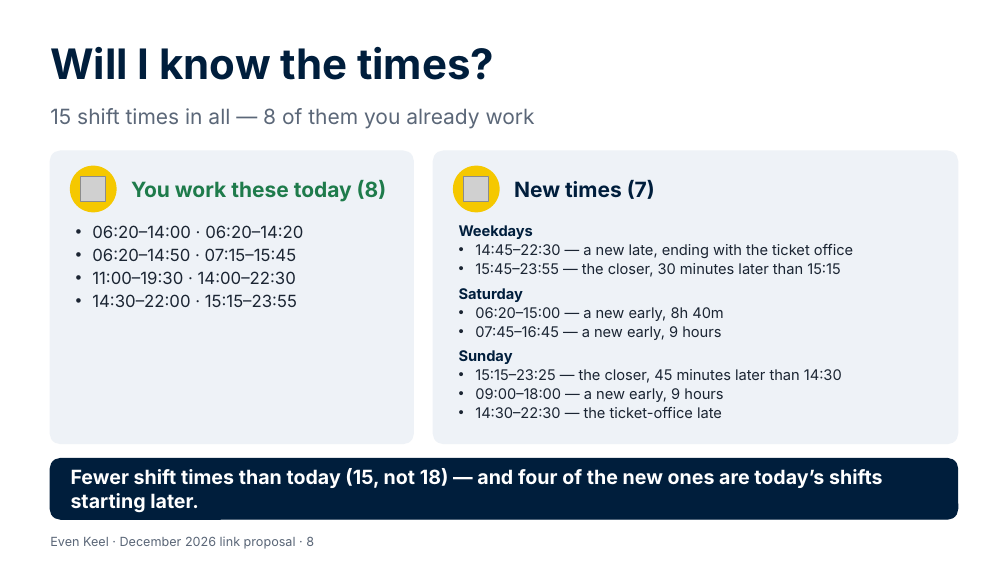
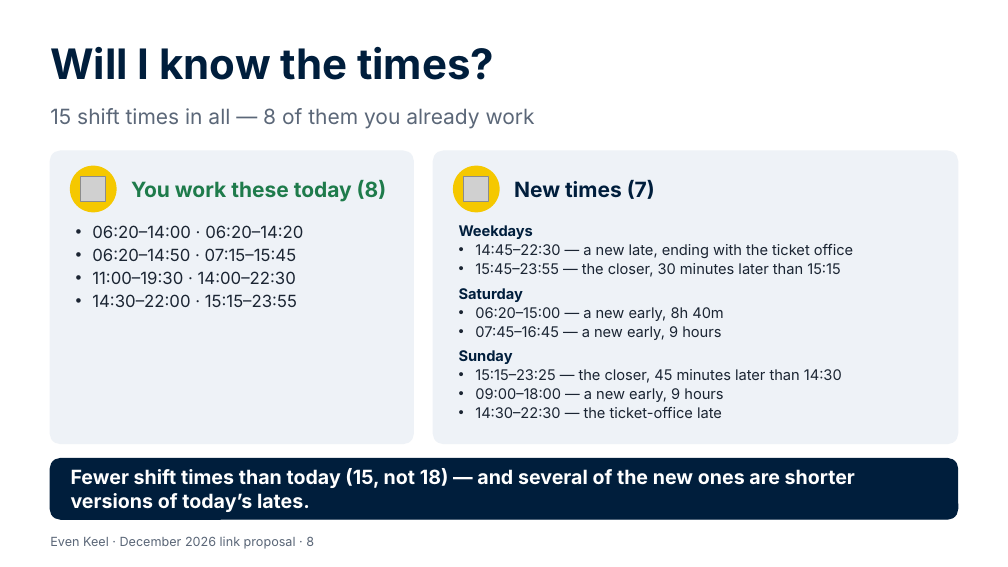
Before and after one commit to Garethdavidmiller/roster-app, a slide deck: slide 8 of docs/links-26/presentations/Even-Keel-for-colleagues.pptx. Drawn at 1008x567 pixels with LibreOffice and Linux fonts; fonts in the diff are those of the drawing; grey boxes stand for pictures. Boxes give left, top, right and bottom in pixels: in the first picture for what was removed or moved away, otherwise in the second. Text is boxed around its words. In the diff, an @@ line names an element or a change of style, - is before the commit and + after.

```diff
--- a/docs/links-26/presentations/Even-Keel-for-colleagues.pptx
+++ b/docs/links-26/presentations/Even-Keel-for-colleagues.pptx
@@ text at box(71, 468, 855, 512): text changed @@
-Fewer shift times than today (15, not 18) — and four of the new ones are today’s shifts starting later.
+Fewer shift times than today (15, not 18) — and several of the new ones are shorter versions of today’s lates.
```
Also in this commit, not shown: 2 other slides changed, 20 other files.
